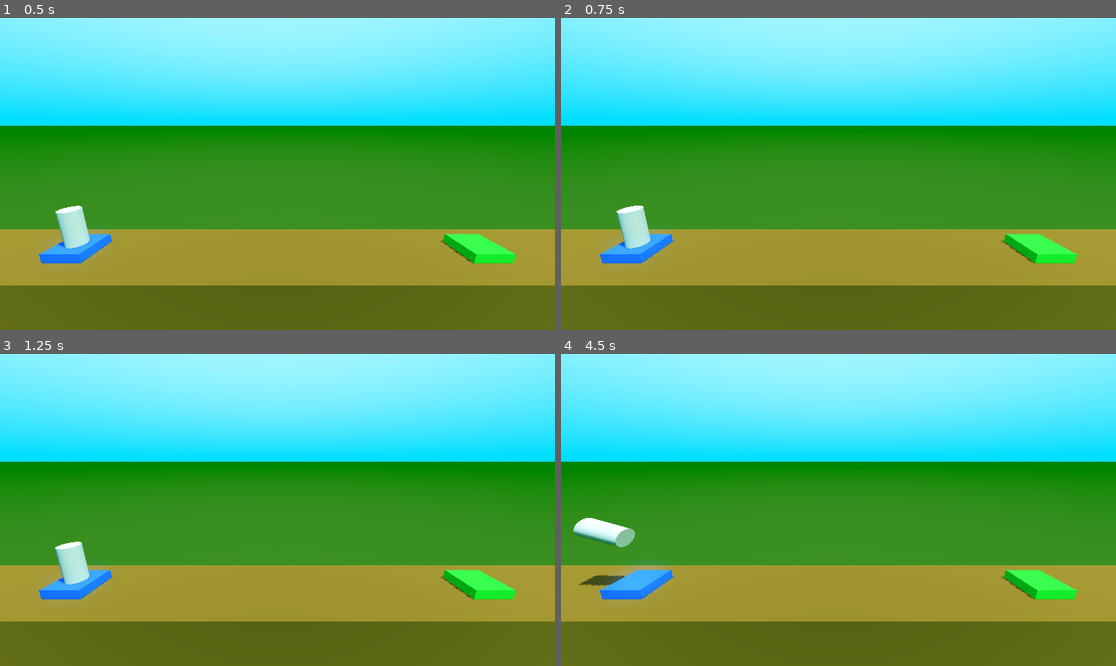
Above: before the commit, frames 1-4 (two rows, left to right).
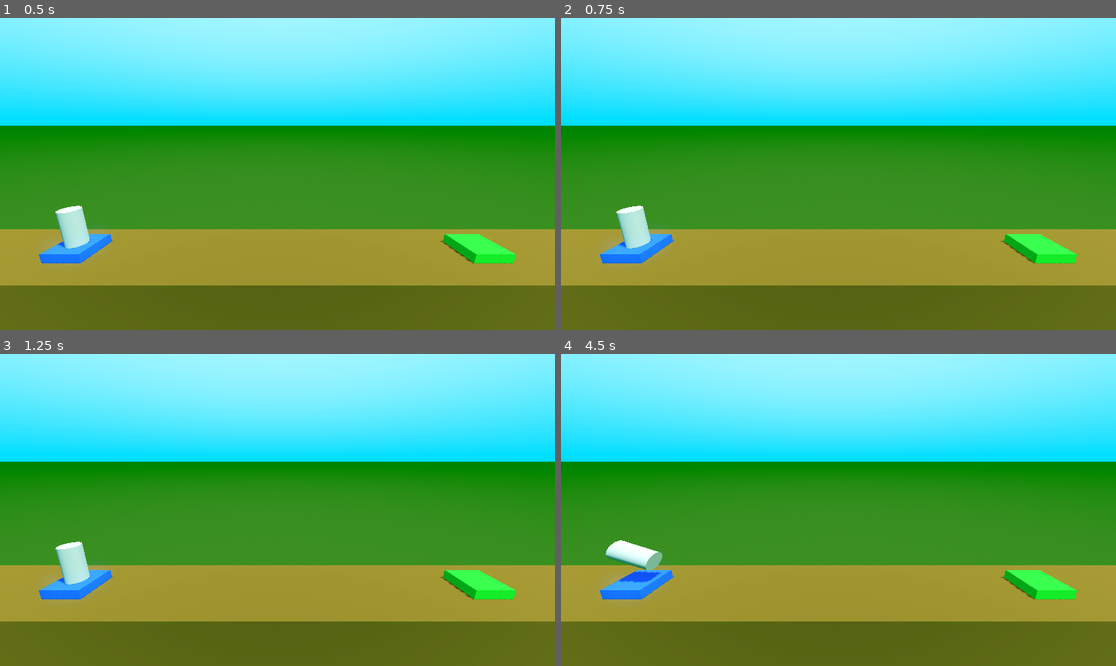
Above: after the commit, the same moments.

Repository: MateuszKosowski/Rocket-Game
Game: Godot game, scene res://scenes/lvl/level.tscn
Same seed, same stepped clock (60 frames per second), same inputs: the game is played once before the commit and once after it. Before the commit the project has no main scene; this scene is started directly in both runs.
Inputs:
- Up to frame 1 (0.5 s): no input
- Up to frame 2 (0.75 s): tap Enter (ui_accept) at 0.5 s; hold Right (ui_right) from 0.53 s (still down); hold Enter (ui_accept) from 0.53 s (still down)
- Up to frame 3 (1.25 s): keep holding Right (ui_right); keep holding Enter (ui_accept)
- Up to frame 4 (4.5 s): release Right (ui_right) at 1.28 s; release Enter (ui_accept) at 1.28 s; hold Left (ui_left) 1.28-2.03 s; tap Enter (ui_accept) at 1.35, 1.52, 1.82, 2, 2.85, 3.02, 3.32, 4.35 s; hold Right (ui_right) 2.03-2.78 s; hold Enter (ui_accept) 2.03-2.78 s; hold W (Up, bound only after the commit) 2.78-3.53 s; hold Enter (ui_accept) 3.53-4.28 s; hold Left (ui_left) from 3.53 s (still down)

Frame 1 is identical in both runs. In frame 2, less than 0.1% of the frame differs, in the area x 10-17%, y 60-74%; in frame 3, less than 0.1%; in frame 4, 1.6%, in the area x 2-19%, y 52-75%.

Commit message:
Add custom keys, add export var, add body_entered

Diff:
--- a/project.godot
+++ b/project.godot
@@ -11,5 +11,28 @@
 [application]
 
 config/name="Project Rocket"
+run/main_scene="res://scenes/lvl/level.tscn"
 config/features=PackedStringArray("4.2", "Forward Plus")
 config/icon="res://icon.svg"
+
+[input]
+
+Up={
+"deadzone": 0.5,
+"events": [Object(InputEventKey,"resource_local_to_scene":false,"resource_name":"","device":-1,"window_id":0,"alt_pressed":false,"shift_pressed":false,"ctrl_pressed":false,"meta_pressed":false,"pressed":false,"keycode":0,"physical_keycode":87,"key_label":0,"unicode":119,"echo":false,"script":null)
+, Object(InputEventKey,"resource_local_to_scene":false,"resource_name":"","device":-1,"window_id":0,"alt_pressed":false,"shift_pressed":false,"ctrl_pressed":false,"meta_pressed":false,"pressed":false,"keycode":0,"physical_keycode":4194320,"key_label":0,"unicode":0,"echo":false,"script":null)
+, Object(InputEventKey,"resource_local_to_scene":false,"resource_name":"","device":-1,"window_id":0,"alt_pressed":false,"shift_pressed":false,"ctrl_pressed":false,"meta_pressed":false,"pressed":false,"keycode":0,"physical_keycode":32,"key_label":0,"unicode":32,"echo":false,"script":null)
+]
+}
+Left={
+"deadzone": 0.5,
+"events": [Object(InputEventKey,"resource_local_to_scene":false,"resource_name":"","device":-1,"window_id":0,"alt_pressed":false,"shift_pressed":false,"ctrl_pressed":false,"meta_pressed":false,"pressed":false,"keycode":0,"physical_keycode":65,"key_label":0,"unicode":97,"echo":false,"script":null)
+, Object(InputEventKey,"resource_local_to_scene":false,"resource_name":"","device":-1,"window_id":0,"alt_pressed":false,"shift_pressed":false,"ctrl_pressed":false,"meta_pressed":false,"pressed":false,"keycode":0,"physical_keycode":4194319,"key_label":0,"unicode":0,"echo":false,"script":null)
+]
+}
+Right={
+"deadzone": 0.5,
+"events": [Object(InputEventKey,"resource_local_to_scene":false,"resource_name":"","device":-1,"window_id":0,"alt_pressed":false,"shift_pressed":false,"ctrl_pressed":false,"meta_pressed":false,"pressed":false,"keycode":0,"physical_keycode":68,"key_label":0,"unicode":100,"echo":false,"script":null)
+, Object(InputEventKey,"resource_local_to_scene":false,"resource_name":"","device":-1,"window_id":0,"alt_pressed":false,"shift_pressed":false,"ctrl_pressed":false,"meta_pressed":false,"pressed":false,"keycode":0,"physical_keycode":4194321,"key_label":0,"unicode":0,"echo":false,"script":null)
+]
+}
--- a/scenes/lvl/level.tscn
+++ b/scenes/lvl/level.tscn
@@ -41,7 +41,7 @@
 [node name="WorldEnvironment" type="WorldEnvironment" parent="."]
 environment = SubResource("Environment_84mvs")
 
-[node name="Floor" type="CSGBox3D" parent="."]
+[node name="Floor" type="CSGBox3D" parent="." groups=["Lose"]]
 transform = Transform3D(1, 0, 0, 0, 1, 0, 0, 0, 1, 0, -3.8, 0)
 use_collision = true
 size = Vector3(40, 8, 5)
@@ -53,7 +53,7 @@
 size = Vector3(2, 1, 2)
 material = SubResource("StandardMaterial3D_60g8j")
 
-[node name="LandField" type="CSGBox3D" parent="."]
+[node name="LandField" type="CSGBox3D" parent="." groups=["Win"]]
 transform = Transform3D(1, 0, 0, 0, 1, 0, 0, 0, 1, 11, 0.2, 0)
 use_collision = true
 size = Vector3(2, 1, 2)
--- a/scenes/player/Player.gd
+++ b/scenes/player/Player.gd
@@ -1,15 +1,28 @@
 extends RigidBody3D
+
+# Export make variable avaiable in inspector, ## make dosc
+## How much vertical force to applay when moving.
+@export_range(100,2000) var thrust: int = 1000
+@export var torque_thrust: float = 100.0
 
 # Called every frame. 'delta' is the elapsed time since the previous frame.
 func _process(delta: float) -> void:
 
 	# Moving obj
-	if Input.is_action_pressed("ui_accept"):
-		apply_central_force(basis.y * delta * 1000)
+	if Input.is_action_pressed("Up"):
+		apply_central_force(basis.y * delta * thrust)
 
-	if Input.is_action_pressed("ui_left"):
+	if Input.is_action_pressed("Left"):
 		# moment obrotowty
-		apply_torque(Vector3(0.0,0.0,100.0 * delta))
+		apply_torque(Vector3(0.0,0.0,torque_thrust * delta))
 
-	if Input.is_action_pressed("ui_right"):
-		apply_torque(Vector3(0.0,0.0,100.0 * (-delta)))
+	if Input.is_action_pressed("Right"):
+		apply_torque(Vector3(0.0,0.0,torque_thrust * (-delta)))
+
+
+func _on_body_entered(body: Node) -> void:
+	if body.is_in_group("Win"):
+		print("You win bro!")
+
+	elif body.is_in_group("Lose"):
+		print("Try again!")
--- a/scenes/player/player.tscn
+++ b/scenes/player/player.tscn
@@ -10,6 +10,8 @@
 axis_lock_linear_z = true
 axis_lock_angular_x = true
 axis_lock_angular_y = true
+max_contacts_reported = 10
+contact_monitor = true
 linear_damp = 1.0
 angular_damp = 1.0
 script = ExtResource("1_aphc5")
@@ -19,3 +21,5 @@
 
 [node name="MeshInstance3D" type="MeshInstance3D" parent="."]
 mesh = SubResource("CylinderMesh_2hvrk")
+
+[connection signal="body_entered" from="." to="." method="_on_body_entered"]
